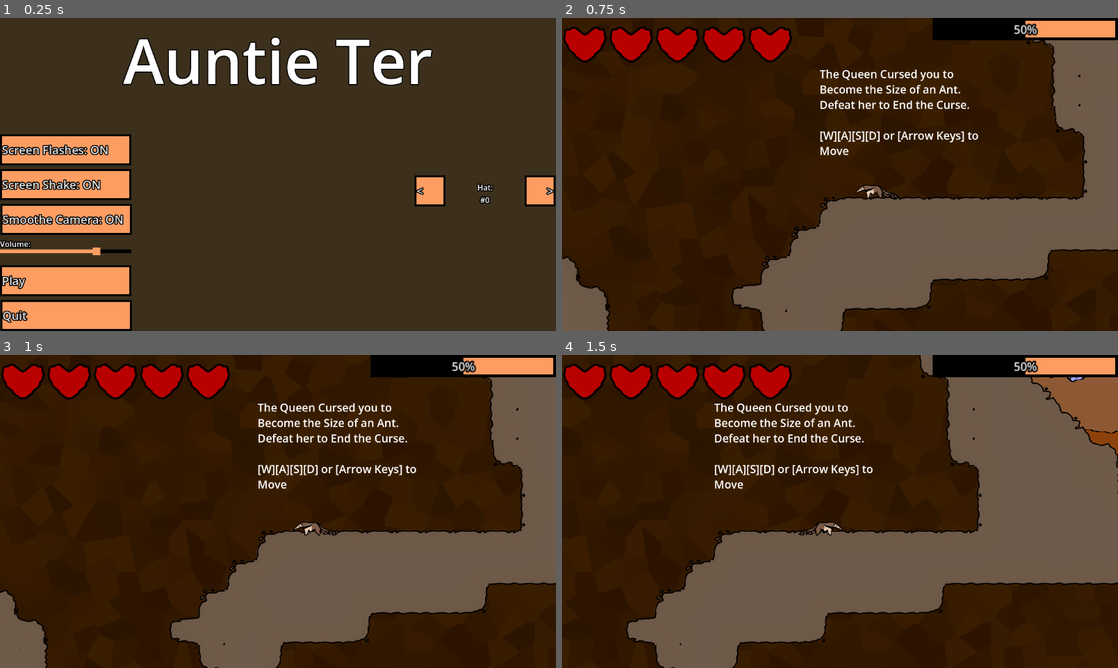
Above: before the commit, frames 1-4 (two rows, left to right).
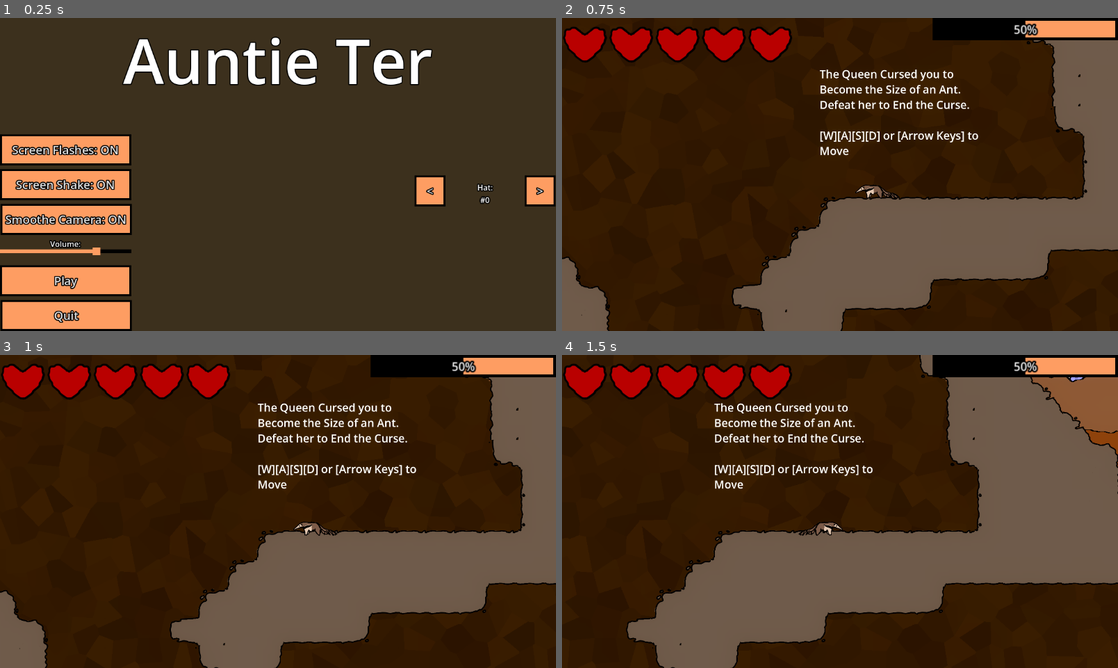
Above: after the commit, the same moments.

Repository: IncrediblyCreativeUsername/Team-Indecisive-Cutthroat-2026
Game: Godot game, scene res://UI/MainMenu.tscn
Same seed, same stepped clock (60 frames per second), same inputs: the game is played once before the commit and once after it.
Inputs (mouse positions are in pixels of both pictures, inside the frame that each line leads up to):
- Up to frame 1 (0.25 s): no input
- Up to frame 2 (0.75 s): click "Play" at 0.5 s
- Up to frame 3 (1 s): no input
- Up to frame 4 (1.5 s): tap Enter at 1.25 s; move the mouse to (962, 495) at 1.27 s; hold D (MOVE_RIGHT) from 1.28 s (still down); tap Q (DROP) at 1.35 s

The runs differ from the first frame. In frame 1, 2.5% of the frame differs, in the area x 0-100%, y 40-98%; in frame 2, nothing differs; in frame 3, nothing differs; in frame 4, nothing differs.

Commit message:
Main Menu Button CHanges

Diff:
--- a/UI/MainMenu.tscn
+++ b/UI/MainMenu.tscn
@@ -23,7 +23,6 @@
 offset_bottom = 576.0
 theme = ExtResource("2_t6syg")
 text = "Play"
-alignment = 0
 
 [node name="NextHat" type="Button" parent="." unique_id=920197589]
 offset_left = 1087.0
@@ -32,7 +31,6 @@
 offset_bottom = 390.0
 theme = ExtResource("2_t6syg")
 text = ">"
-alignment = 2
 
 [node name="PrevHat" type="Button" parent="." unique_id=881421806]
 offset_left = 859.0
@@ -41,7 +39,6 @@
 offset_bottom = 390.0
 theme = ExtResource("2_t6syg")
 text = "<"
-alignment = 0
 
 [node name="Quit" type="Button" parent="." unique_id=675368216]
 offset_left = 1.0
@@ -51,7 +48,6 @@
 theme = ExtResource("2_t6syg")
 text = "Quit
 "
-alignment = 0
 
 [node name="ScreenShake" type="Button" parent="." unique_id=1560806556]
 offset_top = 313.0
@@ -59,7 +55,6 @@
 offset_bottom = 377.0
 theme = ExtResource("2_t6syg")
 text = "Screen Shake: ON"
-alignment = 0
 
 [node name="ScreenFlash" type="Button" parent="." unique_id=854237453]
 offset_top = 241.0
@@ -67,7 +62,6 @@
 offset_bottom = 305.0
 theme = ExtResource("2_t6syg")
 text = "Screen Flashes: ON"
-alignment = 0
 
 [node name="SmootheCam" type="Button" parent="." unique_id=12573520]
 offset_left = 1.0
@@ -76,7 +70,6 @@
 offset_bottom = 449.0
 theme = ExtResource("2_t6syg")
 text = "Smooth Camera: ON"
-alignment = 0
 
 [node name="Volume slider label" type="Label" parent="." unique_id=90093605]
 offset_top = 456.0
@@ -84,6 +77,7 @@
 offset_bottom = 479.0
 theme = ExtResource("2_t6syg")
 text = "Volume:"
+horizontal_alignment = 1
 
 [node name="Volume Slider" type="HSlider" parent="." unique_id=1306812822]
 offset_top = 475.0
